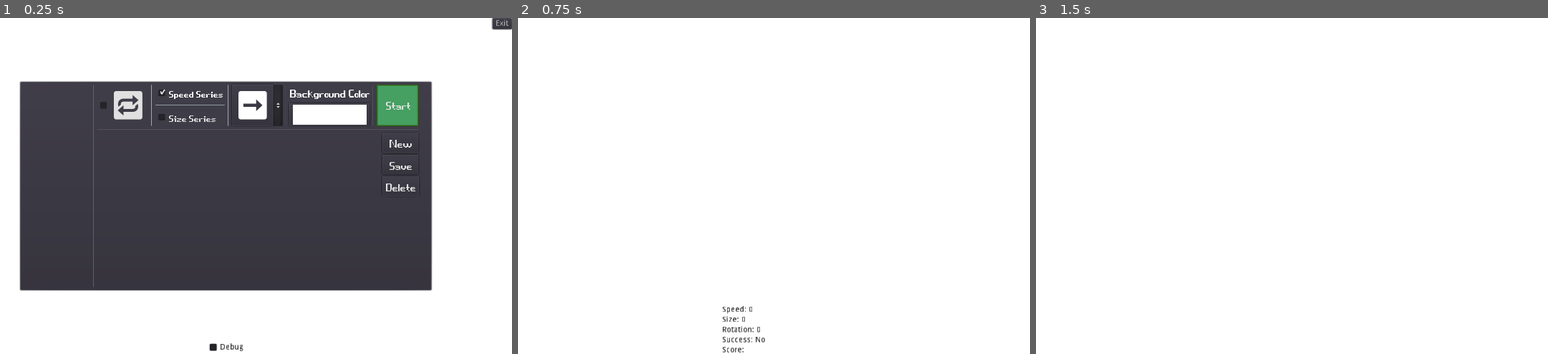
Above: before the commit, frames 1-3 (left to right).
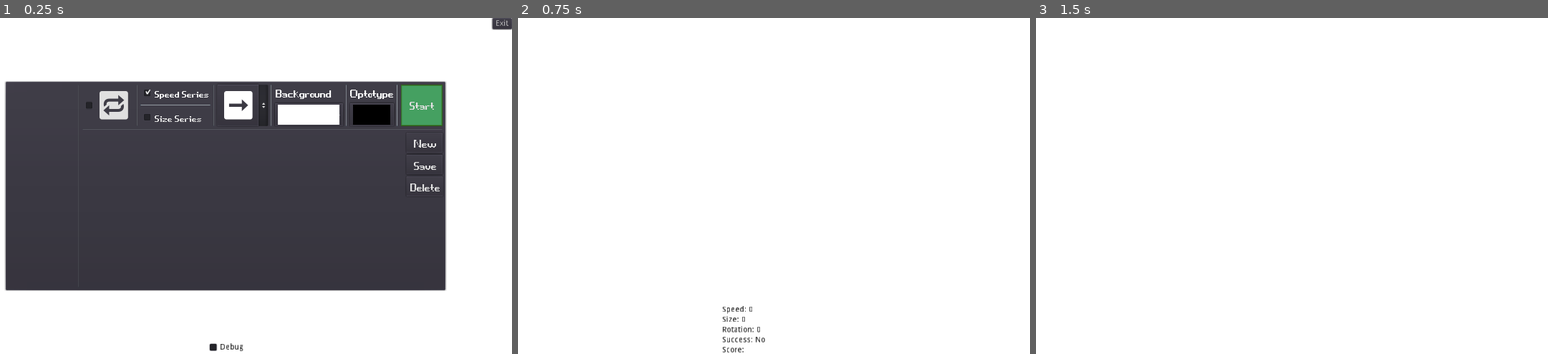
Above: after the commit, the same moments.

Repository: dieg666/TFG-DYNVA-measure
Game: Godot game, scene res://Main.tscn
Two runs of this game, one before a commit and one after it. Both use one fixed random seed, a clock stepped at 60 frames per second and the inputs below.
Inputs (mouse positions are in pixels of both pictures, inside the frame that each line leads up to):
- Up to frame 1 (0.25 s): no input
- Up to frame 2 (0.75 s): click "Start" at 0.5 s
- Up to frame 3 (1.5 s): tap Enter at 1.25 s; move the mouse to (1389, 169) at 1.27 s; tap Keypad 6 (E) at 1.35 s; click (1389, 169) at 1.42 s

The runs differ from the first frame. In frame 1, 7.5% of the frame differs, in the area x 0-88%, y 18-82%; in frame 2, nothing differs; in frame 3, nothing differs.
Error before the commit: Invalid cast: could not convert value to 'Dictionary'. (res://Main.gd:25)
Error after the commit: Invalid cast: could not convert value to 'Dictionary'. (res://Main.gd:36)

Commit message:
optotype color change, saving before going gd4beta

Diff:
--- a/Main.gd
+++ b/Main.gd
@@ -8,21 +8,32 @@
 # Called when the node enters the scene tree for the first time.
 func _ready():
 	var node_data
-	var color_data
+	var color_data_background
+	var color_data_optotype
 	var save_game = File.new()
 	if  save_game.file_exists("user://runs.save"):
 		save_game.open("user://runs.save", File.READ)
 		node_data = parse_json(save_game.get_line())
 		save_game.close()
+
 	save_game = File.new()
-	if  save_game.file_exists("user://color.save"):
-		save_game.open("user://color.save", File.READ)
-		color_data = save_game.get_line()
-		color_data = Color(color_data)
+	if  save_game.file_exists("user://colorBackground.save"):
+		save_game.open("user://colorBackground.save", File.READ)
+		color_data_background = save_game.get_line()
+		color_data_background = Color(color_data_background)
 		save_game.close()
 	else:
-		color_data = Color.white
-	$HUD.initialize(node_data as Dictionary, color_data as Color)
+		color_data_background = Color.white
+
+	save_game = File.new()
+	if  save_game.file_exists("user://colorOptotype.save"):
+		save_game.open("user://colorOptotype.save", File.READ)
+		color_data_optotype = save_game.get_line()
+		color_data_optotype = Color(color_data_optotype)
+		save_game.close()
+	else:
+		color_data_optotype = Color.black
+	$HUD.initialize(node_data as Dictionary, color_data_background as Color, color_data_optotype as Color)
 	$DebugMode.hide()
 	screen_size = $Octo.get_viewport_rect().size
 	positions = [
@@ -67,13 +78,21 @@
 func exit():
 	var dict = $HUD.getData()
 	var save_game = File.new()
+
 	save_game.open("user://runs.save", File.WRITE)
 	save_game.store_line(to_json(dict))
 	save_game.close()
+
 	save_game = File.new()
-	save_game.open("user://color.save", File.WRITE)
+	save_game.open("user://colorBackground.save", File.WRITE)
 	save_game.store_line($HUD.get_background_color())
 	save_game.close()
+
+	save_game = File.new()
+	save_game.open("user://colorOptotype.save", File.WRITE)
+	save_game.store_line($HUD.get_optotype_color())
+	save_game.close()
+
 	get_tree().quit()
 func _on_Octo_debug_update():
 	if $HUD/CheckBox.pressed:
--- a/Octo.gd
+++ b/Octo.gd
@@ -1,4 +1,4 @@
-extends RigidBody2D
+extends Sprite
 signal debug_update
 export var speed = 1000 # How fast the player will move (pixels/sec).
 export var size = 1
@@ -62,6 +62,7 @@
 			rotation = deg2rad(get_random_rotation())
 		emit_signal("debug_update")
 func _process(delta):
+	modulate = Color8(244, 253, 21)
 	var velocity = initialVelocity.normalized()
 	velocity = velocity.normalized() * speed
 	position += velocity * delta
@@ -71,6 +72,7 @@
 	actualRotation = rotations[rng.randi() % rotations.size()]
 	return actualRotation
 func start(pos,vel,swing,mode,rotationIteration):
+	$OctoSprite.material.set_shader_param("color", Vector3(1,0,0))
 	position = pos
 	initialSwing = swing
 	initialVelocity = vel
--- a/Octo.tscn
+++ b/Octo.tscn
@@ -1,28 +1,37 @@
-[gd_scene load_steps=4 format=2]
+[gd_scene load_steps=5 format=2]
 
 [ext_resource path="res://Art/disc1000x1000.png" type="Texture" id=1]
 [ext_resource path="res://Octo.gd" type="Script" id=2]
 
-[sub_resource type="CircleShape2D" id=1]
-radius = 50.0
+[sub_resource type="Shader" id=1]
+code = "shader_type canvas_item;
+uniform vec3 color = vec3(0,0,0);
+bool approx_eq(vec4 c1, vec4 c2) { return all( lessThan( abs( c1 - c2 ), vec4( 0.001, 0.001, 0.001, 0.001) ) ); }
+void fragment(){
+	vec4 curr_color = texture(TEXTURE,UV); // Get current color of pixel
+   if (approx_eq(curr_color,vec4(0,0,0,1))){
+        COLOR = vec4(color,0.7)
+    }else{
+        COLOR = curr_color;
+    }
 
-[node name="Octo" type="RigidBody2D"]
+}"
+
+[sub_resource type="ShaderMaterial" id=2]
+shader = SubResource( 1 )
+shader_param/color = Vector3( 0, 0, 0 )
+
+[node name="Octo" type="Sprite"]
 position = Vector2( 338, 204 )
-mode = 3
-mass = 4.9
-gravity_scale = 0.0
 script = ExtResource( 2 )
 __meta__ = {
 "_edit_group_": true
 }
 
 [node name="OctoSprite" type="Sprite" parent="."]
+material = SubResource( 2 )
 scale = Vector2( 0.1, 0.1 )
 texture = ExtResource( 1 )
-
-[node name="CollisionShape2D" type="CollisionShape2D" parent="."]
-position = Vector2( 0, -0.25 )
-shape = SubResource( 1 )
 
 [node name="VisibilityNotifier2D" type="VisibilityNotifier2D" parent="."]
 
--- a/UI-Godot/HUD.gd
+++ b/UI-Godot/HUD.gd
@@ -9,11 +9,12 @@
 var mode = 0
 # Called when the node enters the scene tree for the first time.
 func _ready():
-	print ($PanelContainer/HBoxContainer/VBoxContainer/HBoxContainer/VBoxContainer2/ColorBackgroundButton.color)
 	$Save.hide()
 	pass # Replace with function body.
 func get_background_color():
 	return $PanelContainer/HBoxContainer/VBoxContainer/HBoxContainer/VBoxContainer2/ColorBackgroundButton.color.to_html()
+func get_optotype_color():
+	return $PanelContainer/HBoxContainer/VBoxContainer/HBoxContainer/VBoxContainer3/ColorOptotype.color.to_html()
 func _on_Start_pressed():
 	print(_get_mode())
 	emit_signal("start_game", _get_mode(), get_values($PanelContainer/HBoxContainer/VBoxContainer/HBoxContainer2/ScrollContainer/HBoxContainer.get_children()))
@@ -64,9 +65,10 @@
 	$PanelContainer/HBoxContainer/VBoxContainer/HBoxContainer/VBoxContainer/CheckBox.pressed = '0' == encoded_mode[1]
 	$PanelContainer/HBoxContainer/VBoxContainer/HBoxContainer/VBoxContainer/CheckBox2.pressed = '0' != encoded_mode[1]
 	$PanelContainer/HBoxContainer/VBoxContainer/HBoxContainer/DirectionOptionButton.select(int(encoded_mode[2]))
-func initialize(d, color):
+func initialize(d, background_color, optotype_color):
 	delete_children($PanelContainer/HBoxContainer/VBoxContainer2/ScrollContainer/VBoxContainer)
-	$PanelContainer/HBoxContainer/VBoxContainer/HBoxContainer/VBoxContainer2/ColorBackgroundButton.color = color
+	$PanelContainer/HBoxContainer/VBoxContainer/HBoxContainer/VBoxContainer2/ColorBackgroundButton.color = background_color
+	$PanelContainer/HBoxContainer/VBoxContainer/HBoxContainer/VBoxContainer3/ColorOptotype.color = optotype_color
 	dict = d
 	for item in d:
 		var buttons_pck = preload("res://UI-Godot/ButtonSave.tscn")
@@ -156,7 +158,8 @@
 	# to do change access mode to dictionary
 	dict.erase(_get_key_from_dict(value))
 	dict[encoded_mode+value] = get_values($PanelContainer/HBoxContainer/VBoxContainer/HBoxContainer2/ScrollContainer/HBoxContainer.get_children())
-	initialize(dict, $PanelContainer/HBoxContainer/VBoxContainer/HBoxContainer/VBoxContainer2/ColorBackgroundButton.color)
+	initialize(dict, $PanelContainer/HBoxContainer/VBoxContainer/HBoxContainer/VBoxContainer2/ColorBackgroundButton.color,
+				$PanelContainer/HBoxContainer/VBoxContainer/HBoxContainer/VBoxContainer3/ColorOptotype.color)
 
 func _on_Save_override(choice):
 	if choice:
--- a/UI-Godot/HUD.tscn
+++ b/UI-Godot/HUD.tscn
@@ -86,16 +86,16 @@
 anchor_top = 0.5
 anchor_right = 0.5
 anchor_bottom = 0.5
-margin_left = -369.5
+margin_left = -395.0
 margin_top = -188.0
-margin_right = 369.5
+margin_right = 395.0
 margin_bottom = 188.0
 theme = SubResource( 8 )
 
 [node name="HBoxContainer" type="HBoxContainer" parent="PanelContainer"]
 margin_left = 7.0
 margin_top = 7.0
-margin_right = 732.0
+margin_right = 783.0
 margin_bottom = 369.0
 
 [node name="VBoxContainer2" type="VBoxContainer" parent="PanelContainer/HBoxContainer"]
@@ -123,11 +123,11 @@
 
 [node name="VBoxContainer" type="VBoxContainer" parent="PanelContainer/HBoxContainer"]
 margin_left = 132.0
-margin_right = 725.0
+margin_right = 776.0
 margin_bottom = 362.0
 
 [node name="HBoxContainer" type="HBoxContainer" parent="PanelContainer/HBoxContainer/VBoxContainer"]
-margin_right = 593.0
+margin_right = 644.0
 margin_bottom = 76.0
 
 [node name="Button" type="CheckBox" parent="PanelContainer/HBoxContainer/VBoxContainer/HBoxContainer"]
@@ -189,18 +189,18 @@
 
 [node name="VBoxContainer2" type="VBoxContainer" parent="PanelContainer/HBoxContainer/VBoxContainer/HBoxContainer"]
 margin_left = 343.0
-margin_right = 506.0
+margin_right = 460.0
 margin_bottom = 76.0
 
 [node name="Label" type="Label" parent="PanelContainer/HBoxContainer/VBoxContainer/HBoxContainer/VBoxContainer2"]
-margin_right = 163.0
+margin_right = 117.0
 margin_bottom = 29.0
 custom_fonts/font = SubResource( 10 )
-text = "Background Color"
+text = "Background"
 
 [node name="ColorBackgroundButton" type="ColorPickerButton" parent="PanelContainer/HBoxContainer/VBoxContainer/HBoxContainer/VBoxContainer2"]
 margin_top = 33.0
-margin_right = 163.0
+margin_right = 117.0
 margin_bottom = 76.0
 size_flags_horizontal = 3
 size_flags_vertical = 3
@@ -210,13 +210,36 @@
 edit_alpha = false
 
 [node name="VSeparator4" type="VSeparator" parent="PanelContainer/HBoxContainer/VBoxContainer/HBoxContainer"]
-margin_left = 510.0
-margin_right = 514.0
+margin_left = 464.0
+margin_right = 468.0
+margin_bottom = 76.0
+
+[node name="VBoxContainer3" type="VBoxContainer" parent="PanelContainer/HBoxContainer/VBoxContainer/HBoxContainer"]
+margin_left = 472.0
+margin_right = 557.0
+margin_bottom = 76.0
+
+[node name="Label" type="Label" parent="PanelContainer/HBoxContainer/VBoxContainer/HBoxContainer/VBoxContainer3"]
+margin_right = 85.0
+margin_bottom = 29.0
+custom_fonts/font = SubResource( 10 )
+text = "Optotype"
+
+[node name="ColorOptotype" type="ColorPickerButton" parent="PanelContainer/HBoxContainer/VBoxContainer/HBoxContainer/VBoxContainer3"]
+margin_top = 33.0
+margin_right = 85.0
+margin_bottom = 76.0
+size_flags_horizontal = 3
+size_flags_vertical = 3
+
+[node name="VSeparator5" type="VSeparator" parent="PanelContainer/HBoxContainer/VBoxContainer/HBoxContainer"]
+margin_left = 561.0
+margin_right = 565.0
 margin_bottom = 76.0
 
 [node name="Start" type="Button" parent="PanelContainer/HBoxContainer/VBoxContainer/HBoxContainer"]
-margin_left = 518.0
-margin_right = 593.0
+margin_left = 569.0
+margin_right = 644.0
 margin_bottom = 76.0
 rect_min_size = Vector2( 75, 0 )
 custom_fonts/font = SubResource( 13 )
@@ -227,30 +250,30 @@
 
 [node name="HSeparator" type="HSeparator" parent="PanelContainer/HBoxContainer/VBoxContainer"]
 margin_top = 80.0
-margin_right = 593.0
+margin_right = 644.0
 margin_bottom = 84.0
 
 [node name="HBoxContainer2" type="HBoxContainer" parent="PanelContainer/HBoxContainer/VBoxContainer"]
 margin_top = 88.0
-margin_right = 593.0
+margin_right = 644.0
 margin_bottom = 201.0
 
 [node name="ScrollContainer" type="ScrollContainer" parent="PanelContainer/HBoxContainer/VBoxContainer/HBoxContainer2"]
-margin_right = 515.0
+margin_right = 566.0
 margin_bottom = 113.0
 size_flags_horizontal = 3
 follow_focus = true
 scroll_vertical_enabled = false
 
 [node name="HBoxContainer" type="HBoxContainer" parent="PanelContainer/HBoxContainer/VBoxContainer/HBoxContainer2/ScrollContainer"]
-margin_right = 515.0
+margin_right = 566.0
 margin_bottom = 113.0
 size_flags_horizontal = 3
 size_flags_vertical = 3
 
 [node name="VBoxContainer2" type="VBoxContainer" parent="PanelContainer/HBoxContainer/VBoxContainer/HBoxContainer2"]
-margin_left = 519.0
-margin_right = 593.0
+margin_left = 570.0
+margin_right = 644.0
 margin_bottom = 113.0
 
 [node name="Button2" type="Button" parent="PanelContainer/HBoxContainer/VBoxContainer/HBoxContainer2/VBoxContainer2"]
--- a/project.godot
+++ b/project.godot
@@ -12,6 +12,7 @@
 
 config/name="Tfg"
 run/main_scene="res://Main.tscn"
+boot_splash/use_filter=false
 config/icon="res://icon.png"
 
 [display]
@@ -23,6 +24,10 @@
 [editor_plugins]
 
 enabled=PoolStringArray( "res://addons/godot-event-bus/plugin.cfg" )
+
+[global]
+
+filter=false
 
 [gui]
 
